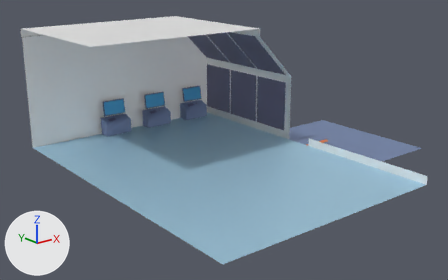
The glTF model level/space_station/space_station.gltf, before and after one commit.
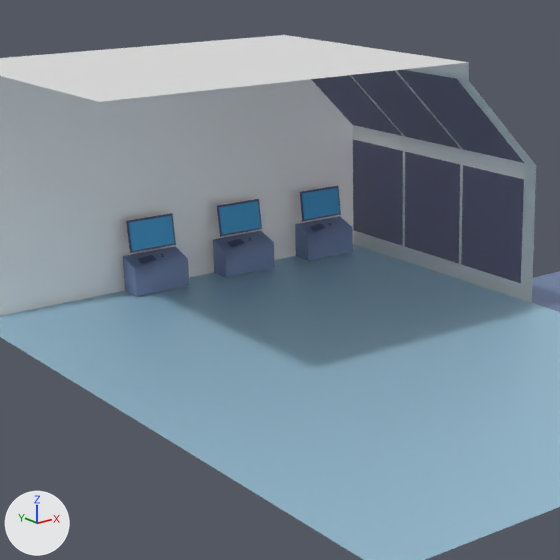
Each version is shown whole from a 50 mm lens placed at (-32.23, -27.92, 13.14), pointed at (-9.61, 0.35, 1.83), then close up on the part from 10% to 67% of the width and 0% to 92% of the height. Every picture has the same lights, and +X, +Y and +Z are marked at lower left. The last two pictures show the newer version. Where no turn or scale is listed for an object, it has been applied to the vertices. Vertices at exactly the same position are counted once.

The first close-up shows 'computer', 'computer.001', 'computer.002', 'space_station'.
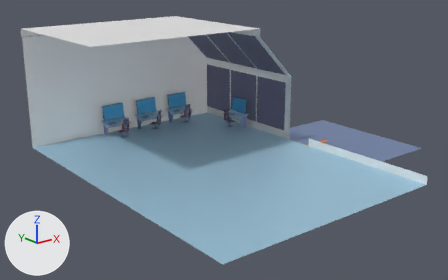
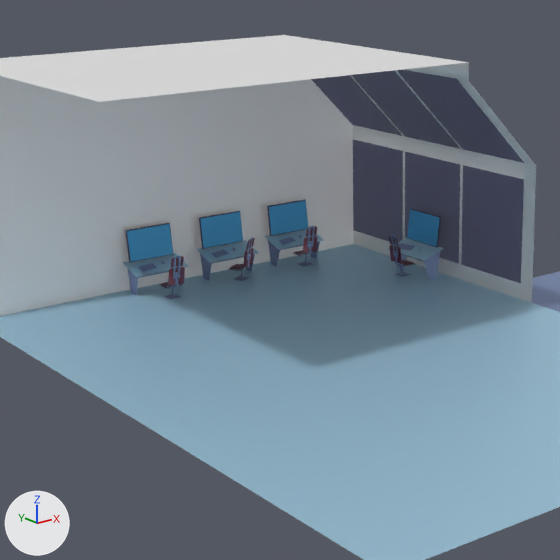
Pixel boxes [x1, y1, x2, y2] of what changed, in the close-ups (560 x 560 px; the box of a moved part takes in the faces that stretch with it):
'computer.001', reshaped, moved (9% shorter)
    before: [295, 186, 353, 261]
    after: [264, 199, 324, 267]
'computer.002', reshaped, moved (12% shorter)
    before: [213, 199, 275, 278]
    after: [197, 211, 259, 280]
'computer', reshaped, moved (13% shorter)
    before: [123, 213, 189, 296]
    after: [124, 223, 189, 295]
'computer.003', added (blue)
    after: [389, 208, 444, 279]
'seat.003', added
    after: [159, 255, 185, 299]
'seat.002', added
    after: [293, 226, 318, 266]
'seat', added
    after: [388, 234, 415, 277]
'seat.001', added
    after: [229, 237, 255, 281]
part 1 of me_mesh_1, moved or reshaped
    before: [138, 255, 157, 264]
    after: [138, 263, 157, 272]
part 2 of me_mesh_1, deleted (blue)
    before: [123, 246, 189, 296]
part 3 of me_mesh_1, cut back
    before: [126, 213, 176, 253]
    after: [124, 223, 189, 295]
part 4 of me_mesh_2, moved or reshaped
    before: [310, 223, 325, 231]
    after: [279, 237, 295, 245]
part 5 of me_mesh_2, deleted (blue)
    before: [295, 216, 353, 261]
part 6 of me_mesh_2, reshaped
    before: [300, 186, 341, 222]
    after: [264, 199, 324, 267]
part 7 of me_mesh_3, moved or reshaped
    before: [227, 239, 245, 247]
    after: [211, 249, 229, 258]
part 8 of me_mesh_3, deleted (blue)
    before: [213, 231, 275, 278]
part 9 of me_mesh_3, reshaped
    before: [217, 199, 262, 237]
    after: [197, 211, 259, 280]

Patch to the scene script:
```diff
--- a/level/space_station/space_station.gltf.py
+++ b/level/space_station/space_station.gltf.py
@@ mat_material_2 @@
+mat_material_2 = bpy.data.materials.new('Material_2')
+# uses the picture img_image_2
@@ me_mesh_1 @@
-me_mesh_1.from_pydata(...)  # 24 vertices, 16 faces; spans x -1.19..0.69, y -0.41..0.34, z -1.06..1.19
+me_mesh_1.from_pydata(...)  # 30 vertices, 16 faces; spans x -0.94..0.94, y -0.59..0.23, z 0.0..1.98
+# me_mesh_1 part 1: the loose piece of 4 vertices spanning x -0.96..-0.29, y -0.36..0.01, z -0.09..0.03 is moved by (0.25, -0.12, 0.87)
+# me_mesh_1 part 2: the loose piece of 8 vertices spanning x -1.19..0.69, y -0.41..0.34, z -1.06..0.06 is deleted
+# me_mesh_1 part 3: 8 vertices removed from x -1.06..0.56, y 0.06..0.22, z 0.19..1.19; 22 vertices added at x -0.94..0.94, y -0.59..0.23, z 0.0..1.98
+# other edits to the shape of me_mesh_1 do not show in these pictures
 me_mesh_1.materials.append(mat_material_0)
@@ me_mesh_2 @@
-me_mesh_2.from_pydata(...)  # 24 vertices, 16 faces; spans x -1.19..0.69, y -0.41..0.34, z -1.06..1.19
+me_mesh_2.from_pydata(...)  # 30 vertices, 16 faces; spans x -0.94..0.94, y -0.59..0.23, z 0.0..1.98
+# me_mesh_2 part 4: the loose piece of 4 vertices spanning x -0.96..-0.29, y -0.36..0.01, z -0.09..0.03 is moved by (0.25, -0.12, 0.87)
+# me_mesh_2 part 5: the loose piece of 8 vertices spanning x -1.19..0.69, y -0.41..0.34, z -1.06..0.06 is deleted
+# me_mesh_2 part 6: 8 vertices removed from x -1.06..0.56, y 0.06..0.22, z 0.19..1.19; 22 vertices added at x -0.94..0.94, y -0.59..0.23, z 0.0..1.98
+# other edits to the shape of me_mesh_2 do not show in these pictures
 me_mesh_2.materials.append(mat_material_0)
@@ me_mesh_3 @@
-me_mesh_3.from_pydata(...)  # 24 vertices, 16 faces; spans x -1.19..0.69, y -0.41..0.34, z -1.06..1.19
+me_mesh_3.from_pydata(...)  # 30 vertices, 16 faces; spans x -0.94..0.94, y -0.59..0.23, z 0.0..1.98
+# me_mesh_3 part 7: the loose piece of 4 vertices spanning x -0.96..-0.29, y -0.36..0.01, z -0.09..0.03 is moved by (0.25, -0.12, 0.87)
+# me_mesh_3 part 8: the loose piece of 8 vertices spanning x -1.19..0.69, y -0.41..0.34, z -1.06..0.06 is deleted
+# me_mesh_3 part 9: 8 vertices removed from x -1.06..0.56, y 0.06..0.22, z 0.19..1.19; 22 vertices added at x -0.94..0.94, y -0.59..0.23, z 0.0..1.98
+# other edits to the shape of me_mesh_3 do not show in these pictures
 me_mesh_3.materials.append(mat_material_0)
@@ ob_computer @@
 ob_computer = bpy.data.objects.new('computer', me_mesh_1)
-ob_computer.location = (-12.25, 8.5, 2.0)
+ob_computer.location = (-12.5, 8.62, 0.88)
@@ ob_computer_001 @@
 ob_computer_001 = bpy.data.objects.new('computer.001', me_mesh_2)
-ob_computer_001.location = (-5.75, 8.5, 2.0)
+ob_computer_001.location = (-7.25, 8.62, 0.88)
@@ ob_computer_002 @@
 ob_computer_002 = bpy.data.objects.new('computer.002', me_mesh_3)
-ob_computer_002.location = (-9.0, 8.5, 2.0)
+ob_computer_002.location = (-9.88, 8.62, 0.88)
@@ ob_computer_003 @@
+ob_computer_003 = bpy.data.objects.new('computer.003', me_mesh_8)  # 30 vertices, 16 faces; spans x -0.59..0.23, y -0.94..0.94, z 0.0..1.98
+ob_computer_003.location = (-4.75, 4.88, 0.88)
@@ ob_seat_003 @@
+ob_seat_003 = bpy.data.objects.new('seat.003', me_mesh_7)  # 53 vertices, 40 faces; spans x -0.312..0.312, y -0.419..0.344, z 0.0..1.422
+ob_seat_003.location = (-12.5, 7.5, 0.88)
@@ ob_seat_002 @@
+ob_seat_002 = bpy.data.objects.new('seat.002', me_mesh_7.copy())
+ob_seat_002.location = (-7.12, 8.0, 0.88)
@@ ob_seat_001 @@
+ob_seat_001 = bpy.data.objects.new('seat.001', me_mesh_5)  # 53 vertices, 40 faces; spans x -0.443..0.427, y -0.477..0.454, z 0.0..1.422
+ob_seat_001.location = (-9.75, 7.88, 0.88)
@@ ob_seat @@
+ob_seat = bpy.data.objects.new('seat', me_mesh_4)  # 53 vertices, 40 faces; spans x -0.419..0.344, y -0.313..0.313, z 0.0..1.422
+ob_seat.location = (-5.38, 5.0, 0.88)
```
